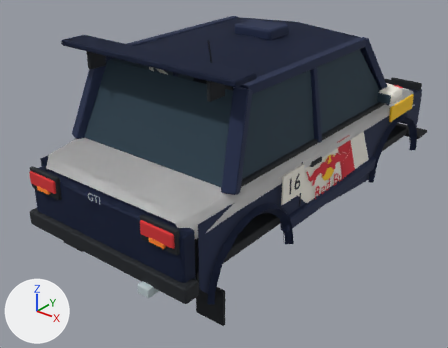
A saved change to the glTF model assets/screenprint/vehicles/F160-lod1.glb.
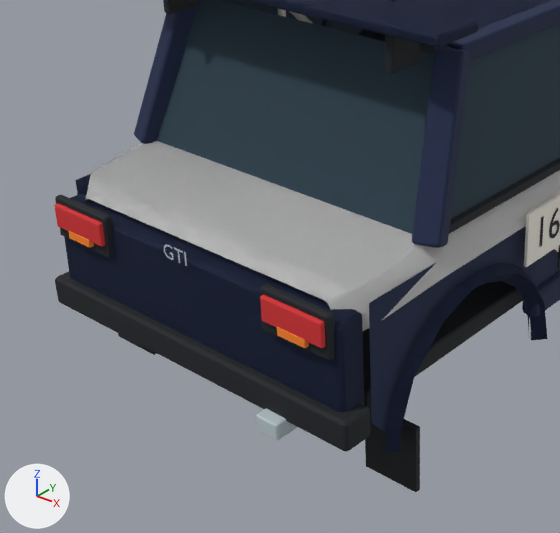
Old and new are each drawn whole from a 50 mm lens placed at (3.03, -4.27, 2.28), pointed at (-0.09, -0.37, -0.14) and again close up on the part from 0% to 67% of the width and 18% to 100% of the height. Every picture has the same lights, and +X, +Y and +Z are marked at lower left. The first two pictures are the older version. Vertices at exactly the same position are counted once.

In view in the first close-up: 'BrakeLamp', 'Outline_Body', 'black', 'chrome', 'glass', 'navy', 'white' and 1 more.
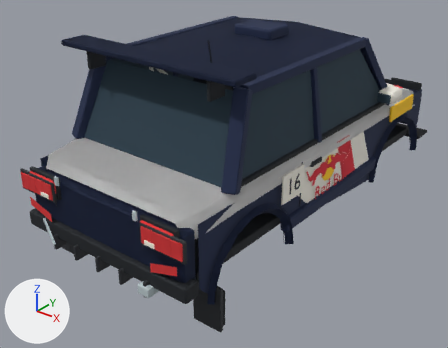
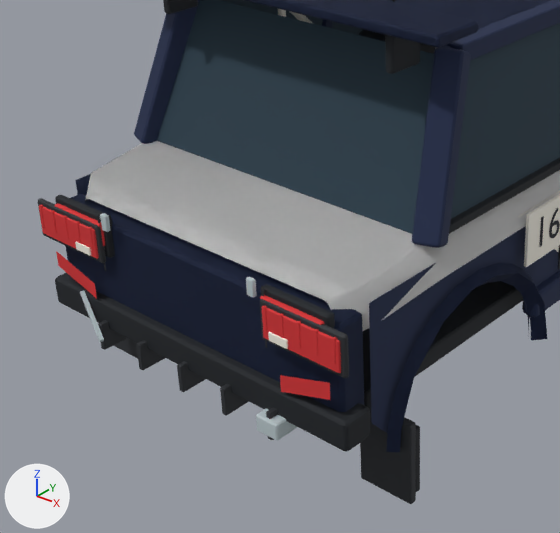
Changed parts and their boxes [x1, y1, x2, y2] in the close-ups (560 x 533 px; the box of a moved part takes in the faces that stretch with it):
'dark', added: after [38, 198, 416, 504]
'BrakeLamp', reshaped (11% wider, 17% taller): before [54, 203, 325, 348]; after [39, 203, 341, 373]
'white', reshaped: before [278, 9, 560, 267]; after [75, 9, 560, 349]
'red', added: after [40, 205, 337, 400]
'chrome', reshaped: before [164, 245, 297, 440]; after [80, 213, 297, 440]
part 1 of me_cube_076, added (red): after [39, 205, 99, 259]
part 2 of me_cube_076, added (red): after [262, 306, 341, 373]
part 3 of me_cube_037, added: after [246, 277, 257, 298]
part 4 of me_cube_037, added: after [80, 290, 104, 342]
part 5 of me_cube_037, moved or reshaped: before [164, 245, 183, 263]; after [100, 213, 110, 232]
part 6 of me_cube_015, added: after [75, 241, 91, 256]
part 7 of me_cube_015, added: after [268, 331, 288, 349]

The change, as a diff of the scene's bpy script:
```diff
--- a/assets/screenprint/vehicles/F160-lod1.glb.py
+++ b/assets/screenprint/vehicles/F160-lod1.glb.py
@@ mat_dark @@
+mat_dark = principled_material('dark')
+mat_dark.base_color = (0.0212, 0.0242, 0.0296)  # dark grey #282b30
+mat_dark.roughness = 0.74
@@ me_cube_076 @@
 # used by ob_brakelamp; location = (-0.585, -1.895, 0.22)
-me_cube_076.from_pydata(...)  # 100 vertices, 192 faces; spans x -0.145..1.315, y -0.012..0.012, z -0.051..0.051
+me_cube_076.from_pydata(...)  # 200 vertices, 384 faces; spans x -0.235..1.405, y -0.027..0.012, z -0.105..0.051
+# me_cube_076 part 1: a new loose piece of 50 vertices spanning x -0.235..0.125, y -0.027..-0.013, z -0.105..0.025, in mat_red (red #d52f32)
+# me_cube_076 part 2: a new loose piece of 50 vertices spanning x 1.045..1.405, y -0.027..-0.013, z -0.105..0.025, in mat_red (red #d52f32)
 me_cube_076.materials.append(mat_red)
@@ me_cube_037 @@
 # used by ob_chrome; location = (0.48, -1.865, -0.24)
-me_cube_037.from_pydata(...)  # 720 vertices, 1252 faces; spans x -1.2..0.24, y -0.09..3.77, z -0.04..0.62
+me_cube_037.from_pydata(...)  # 828 vertices, 1504 faces; spans x -1.2..0.24, y -0.11..3.77, z -0.04..0.62
+# me_cube_037 part 3: a new loose piece of 50 vertices spanning x -0.1..-0.06, y -0.05..-0.03, z 0.5..0.56, in mat_chrome (light grey #b9c7cb)
+# me_cube_037 part 4: a new loose piece of 50 vertices spanning x -1.12..-0.91, y -0.11..-0.03, z 0.0..0.15, in mat_chrome (light grey #b9c7cb)
+# me_cube_037 part 5: 3 vertices moved from x -0.5..-0.43, y -0.04, z 0.54..0.55 to x -0.9..-0.86, y -0.05, z 0.5..0.56; 35 vertices removed from x -0.54..-0.43, y -0.04, z 0.49..0.55; 47 vertices added at x -0.9..-0.86, y -0.05..-0.03, z 0.5..0.56
+# other edits to the shape of me_cube_037 do not show in these pictures
 me_cube_037.materials.append(mat_chrome)
@@ me_cube_015 @@
 # used by ob_white; location = (-0.865, 0.81, 0.49)
-me_cube_015.from_pydata(...)  # 817 vertices, 1241 faces; spans x -0.08..1.81, y -1.68..1.11, z -0.61..0.46
+me_cube_015.from_pydata(...)  # 917 vertices, 1433 faces; spans x -0.08..1.81, y -2.74..1.11, z -0.61..0.46
+# me_cube_015 part 6: a new loose piece of 50 vertices spanning x 0.28..0.37, y -2.74..-2.73, z -0.37..-0.33, in mat_white (white #f6f2e7)
+# me_cube_015 part 7: a new loose piece of 50 vertices spanning x 1.36..1.45, y -2.74..-2.73, z -0.37..-0.33, in mat_white (white #f6f2e7)
 me_cube_015.materials.append(mat_white)
@@ me_cube_083 @@
+me_cube_083.from_pydata(...)  # 508 vertices, 964 faces; spans x -0.01..1.61, y -0.01..0.01, z -0.29..0.05
+me_cube_083.materials.append(mat_red)  # red #d52f32
@@ me_cube @@
+me_cube.from_pydata(...)  # 550 vertices, 1056 faces; spans x -0.25..1.53, y -0.04..0.29, z -0.76..0.13
+me_cube.materials.append(mat_dark)  # dark grey #282b30
@@ ob_red @@
+ob_red = bpy.data.objects.new('red', me_cube_083)
+ob_red.location = (-0.8, -1.919, 0.2)
@@ ob_dark @@
+ob_dark = bpy.data.objects.new('dark', me_cube)
+ob_dark.location = (-0.64, -1.901, 0.18)
```
